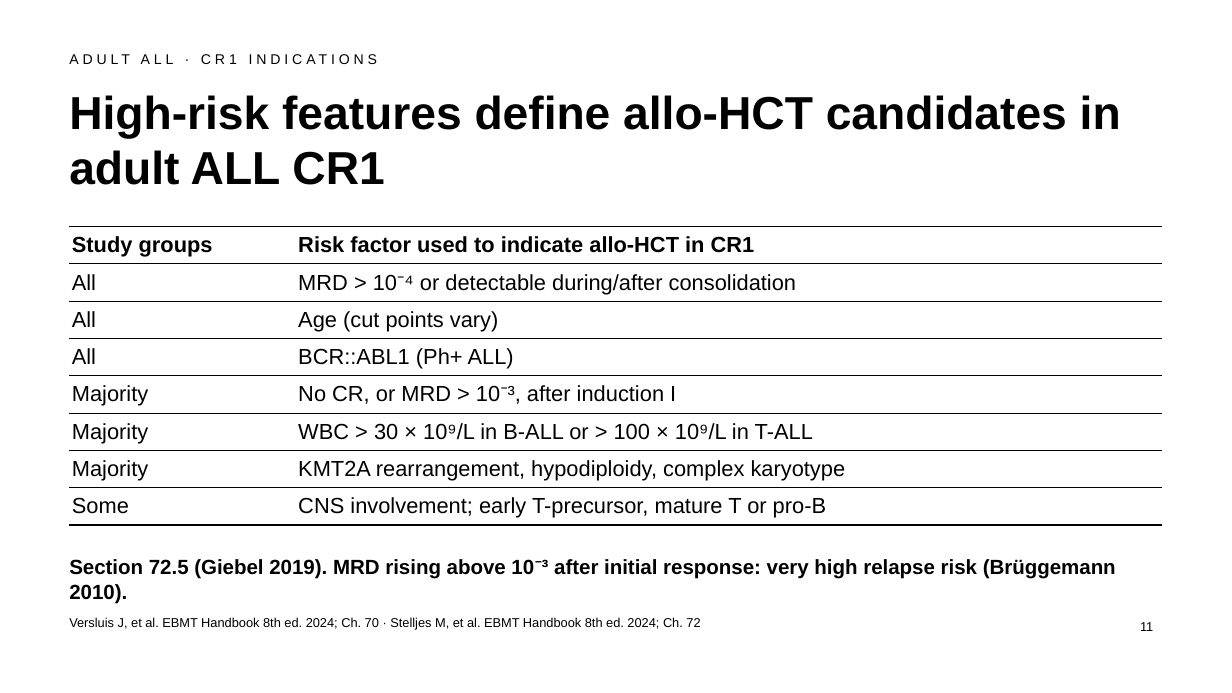
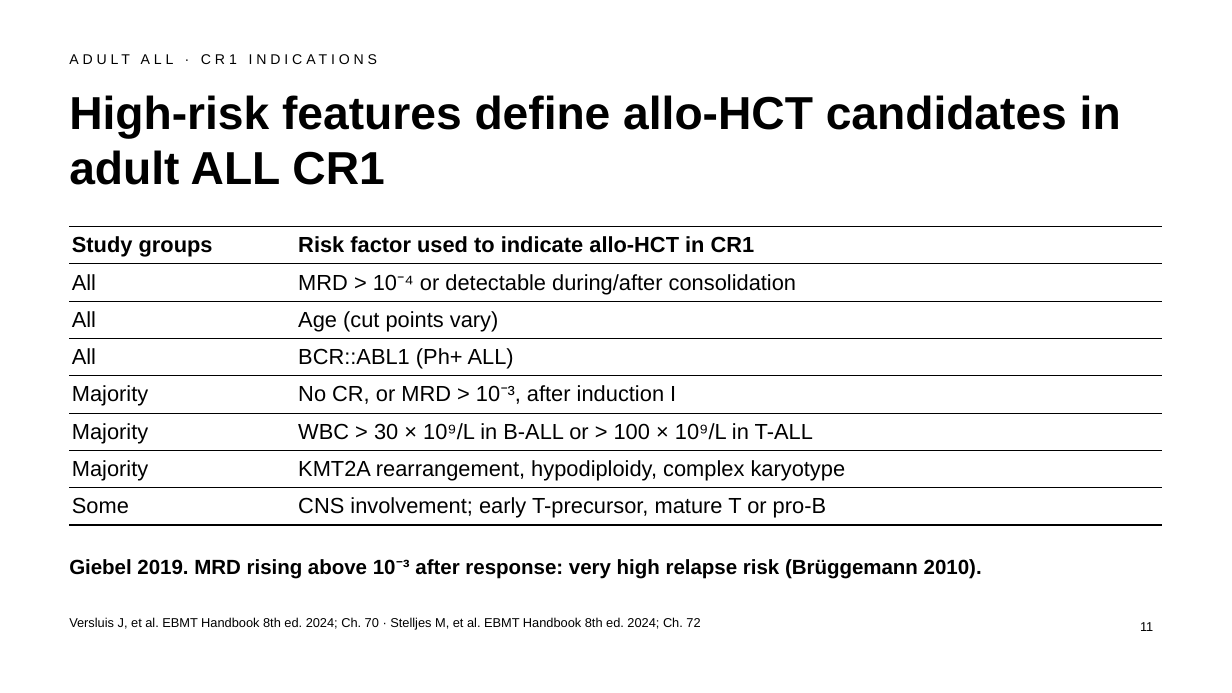
Before and after one commit to htlin222/ebmt-handbook-skill, a slide deck: slide 11 of slides/decks/s15-aml-all.pptx. Drawn at 1232x693 pixels with LibreOffice and Linux fonts; fonts in the diff are those of the drawing. Boxes give left, top, right and bottom in pixels: in the first picture for what was removed or moved away, otherwise in the second. Text is boxed around its words. In the diff, an @@ line names an element or a change of style, - is before the commit and + after.

```diff
--- a/slides/decks/s15-aml-all.pptx
+++ b/slides/decks/s15-aml-all.pptx
@@ text at box(69, 559, 982, 579): text changed @@
-Section 72.5 (Giebel 2019). MRD rising above 10⁻³ after initial response: very high relapse risk (Brüggemann 2010).
+Giebel 2019. MRD rising above 10⁻³ after response: very high relapse risk (Brüggemann 2010).
```
Also in this commit, not shown: 5 other slides changed, 24 other files.
